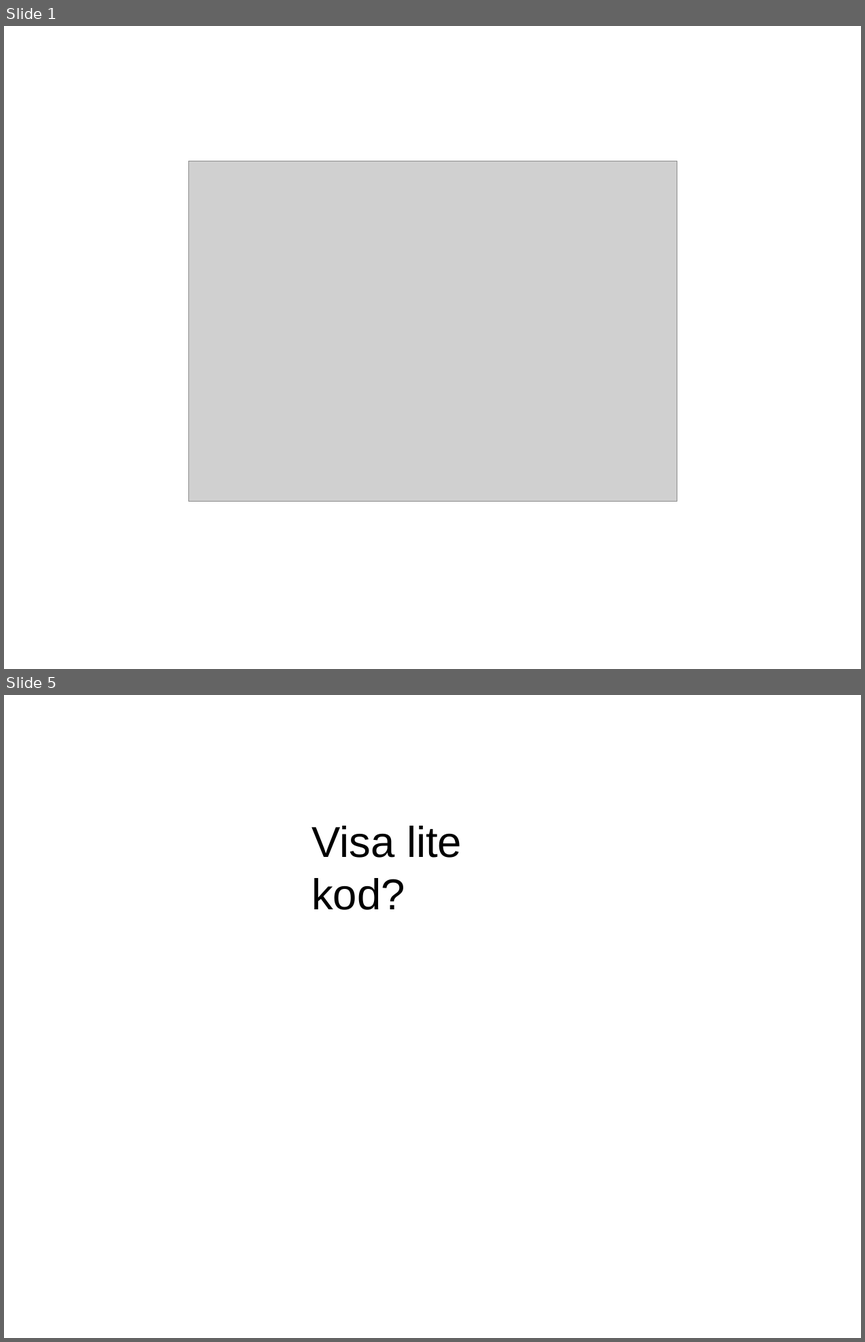
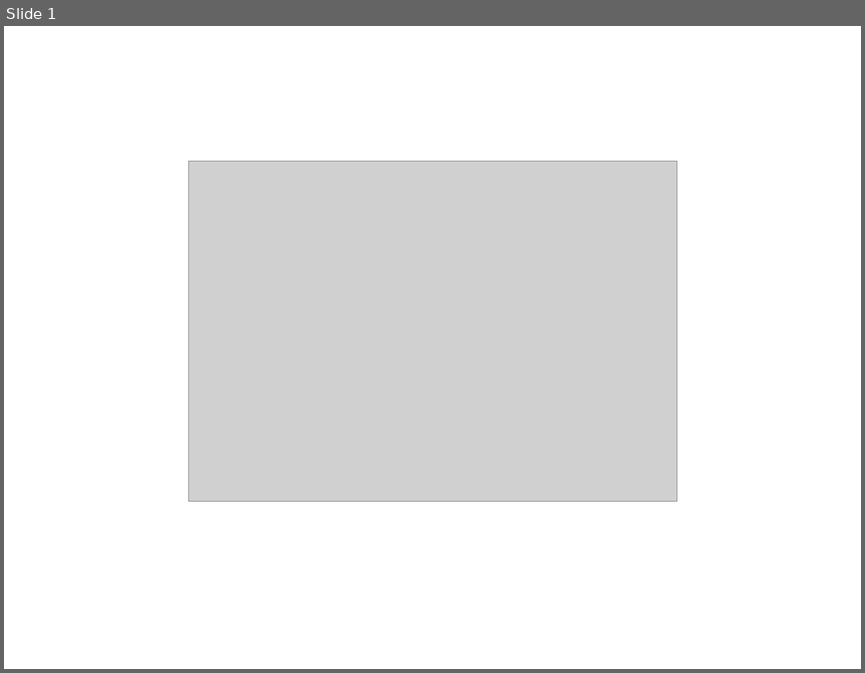
Before and after one commit to Hanicef/teamsassy, a slide deck: documents/Presentation.odp. Shown one above the other, each under a label of ours: slides 1 and 5 before the commit, slide 1 after it; the slides between them are not shown. The pictures are 865x1342 and 865x673 pixels, drawn with LibreOffice and Linux fonts; fonts in the diff are those of the drawing; grey boxes stand for pictures. Boxes give left, top, right and bottom in pixels: in the first picture for what was removed or moved away, otherwise in the second. Text is boxed around its words. In the diff, an @@ line names an element or a change of style, - is before the commit and + after.

```diff
--- a/documents/Presentation.odp
+++ b/documents/Presentation.odp
@@ slide 5 removed at bbox=[4, 695, 861, 1338], background #FFFFFF @@
@@ text removed at bbox=[311, 826, 462, 910] @@
-Visa lite kod?
```
Also in this commit, not shown: 5 slides changed, 5 slides added, 1 other slide removed.
